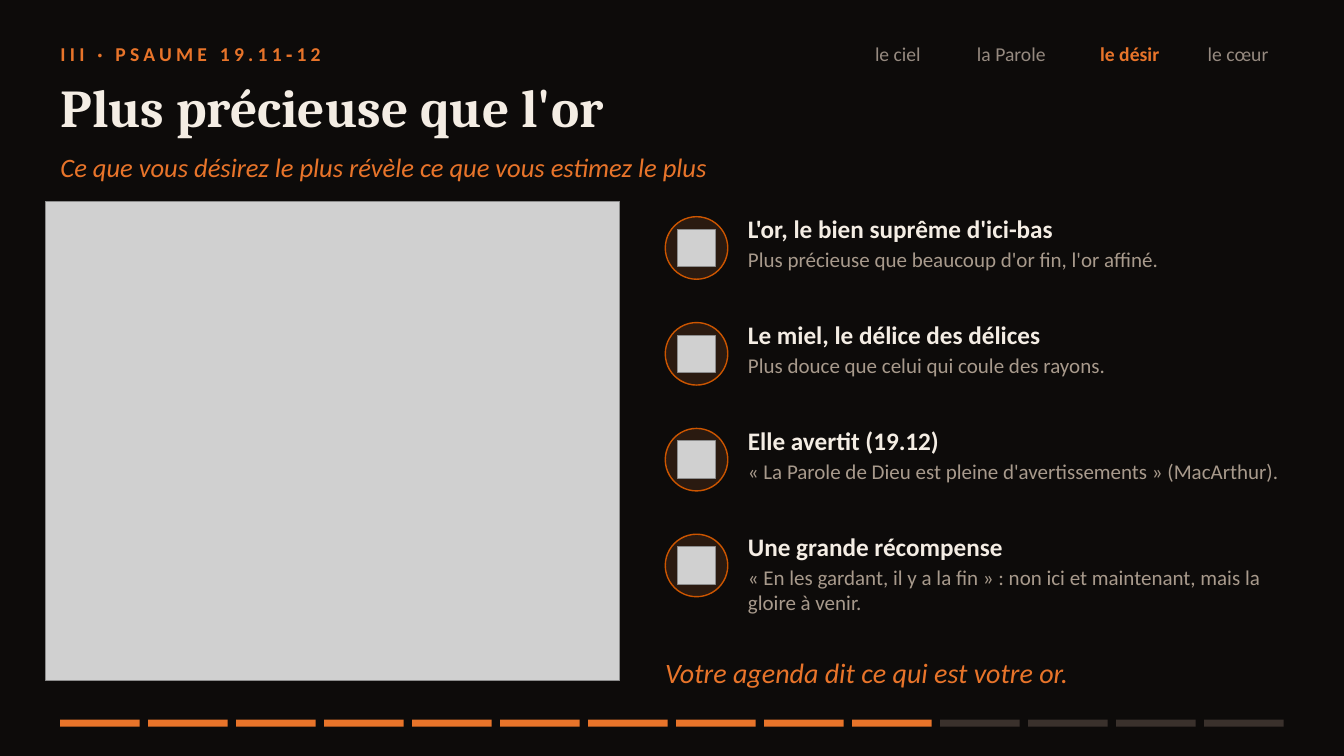
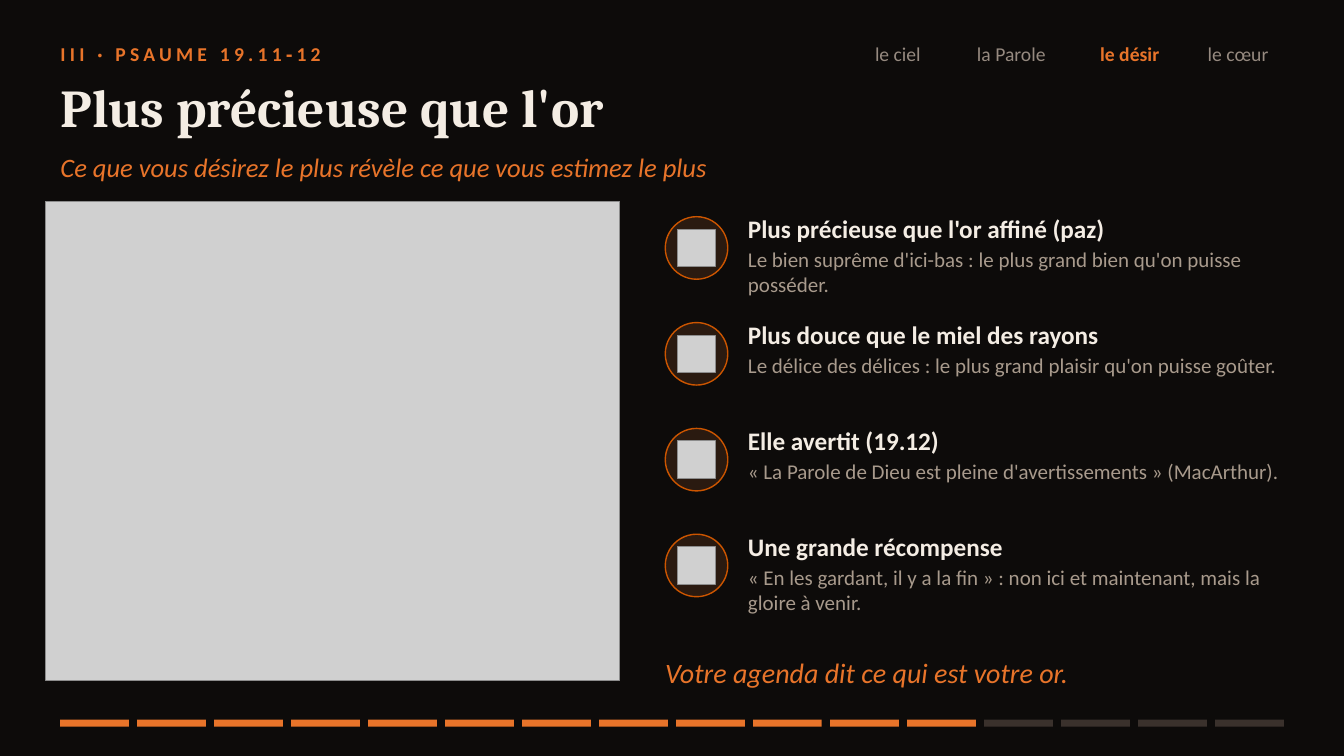
Before and after one commit to agbruneau/Prospection, a slide deck: slide 12 of Presentation-Psaume-19.pptx (slide 10 before the commit). Drawn at 1344x756 pixels with LibreOffice and Linux fonts; fonts in the diff are those of the drawing; grey boxes stand for pictures. Boxes give left, top, right and bottom in pixels: in the first picture for what was removed or moved away, otherwise in the second. Text is boxed around its words. In the diff, an @@ line names an element or a change of style, - is before the commit and + after.

```diff
--- a/Presentation-Psaume-19.pptx
+++ b/Presentation-Psaume-19.pptx
@@ text at (x1=748, y1=219, x2=1241, y2=296): text changed @@
-L'or, le bien suprême d'ici-bas
-Plus précieuse que beaucoup d'or fin, l'or affiné.
+Plus précieuse que l'or affiné (paz)
+Le bien suprême d'ici-bas : le plus grand bien qu'on puisse posséder.
@@ text at (x1=748, y1=326, x2=1276, y2=377): text changed @@
-Le miel, le délice des délices
-Plus douce que celui qui coule des rayons.
+Plus douce que le miel des rayons
+Le délice des délices : le plus grand plaisir qu'on puisse goûter.
@@ rectangle resized from (x1=60, y1=720, x2=140, y2=727) to (x1=60, y1=720, x2=129, y2=727) @@
@@ rectangle resized from (x1=148, y1=720, x2=228, y2=727) to (x1=137, y1=720, x2=206, y2=727) @@
@@ rectangle resized from (x1=236, y1=720, x2=316, y2=727) to (x1=214, y1=720, x2=282, y2=727) @@
@@ rectangle resized from (x1=325, y1=720, x2=404, y2=727) to (x1=291, y1=720, x2=360, y2=727) @@
@@ rectangle resized from (x1=412, y1=720, x2=492, y2=727) to (x1=368, y1=720, x2=437, y2=727) @@
@@ rectangle resized from (x1=500, y1=720, x2=580, y2=727) to (x1=446, y1=720, x2=514, y2=727) @@
@@ rectangle resized from (x1=589, y1=720, x2=668, y2=727) to (x1=522, y1=720, x2=591, y2=727) @@
@@ rectangle resized from (x1=677, y1=720, x2=756, y2=727) to (x1=599, y1=720, x2=667, y2=727) @@
@@ rectangle resized from (x1=764, y1=720, x2=844, y2=727) to (x1=677, y1=720, x2=745, y2=727) @@
@@ rectangle resized from (x1=852, y1=720, x2=932, y2=727) to (x1=753, y1=720, x2=822, y2=727) @@
@@ rectangle resized from (x1=941, y1=720, x2=1020, y2=727) to (x1=831, y1=720, x2=899, y2=727) @@
@@ rectangle at (x1=831, y1=720, x2=899, y2=727): fill #3A312C to #E8742A @@
@@ rectangle at (x1=907, y1=720, x2=976, y2=727): fill #3A312C to #E8742A @@
@@ rectangle resized from (x1=1028, y1=720, x2=1108, y2=727) to (x1=907, y1=720, x2=976, y2=727) @@
@@ rectangle resized from (x1=1116, y1=720, x2=1196, y2=727) to (x1=984, y1=720, x2=1053, y2=727) @@
@@ rectangle resized from (x1=1205, y1=720, x2=1285, y2=727) to (x1=1062, y1=720, x2=1130, y2=727) @@
@@ rectangle added at (x1=1138, y1=720, x2=1207, y2=727), fill #3A312C @@
@@ rectangle added at (x1=1216, y1=720, x2=1285, y2=727), fill #3A312C @@
```
Also in this commit, not shown: 13 other slides changed, 2 slides added, 4 other files.
